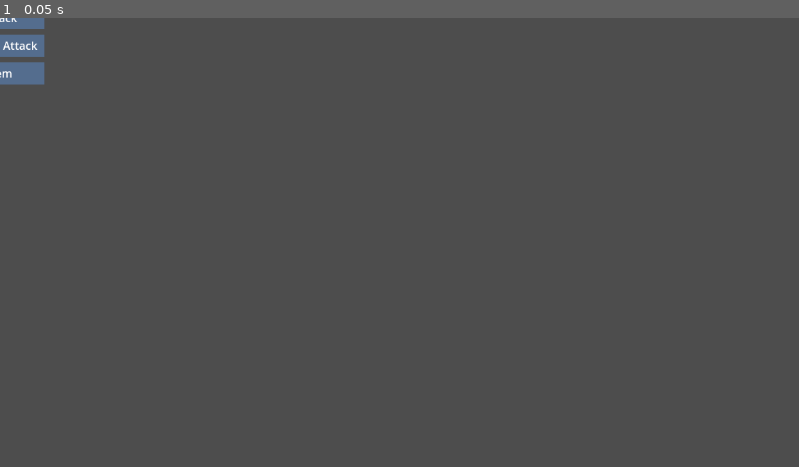
Above: before the commit, frame 1.
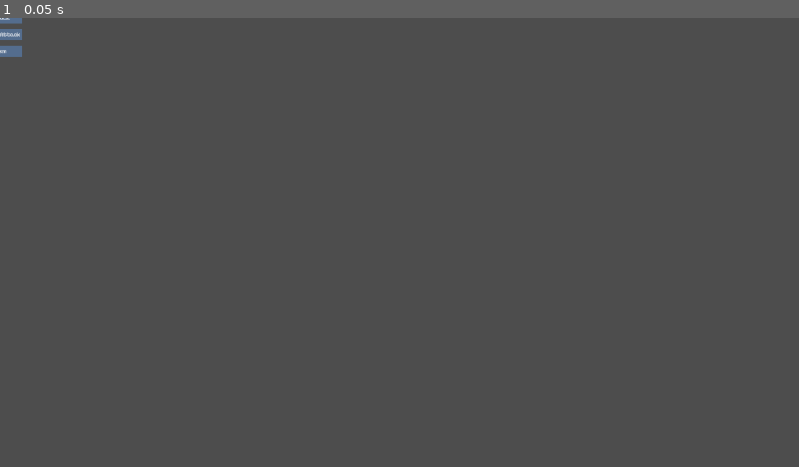
Above: after the commit, the same moment.

Repository: amoxley-developer/gothic-rpg
Game: Godot game, scene res://scenes/player_ui.tscn
Two runs of this game, one before a commit and one after it. Both use one fixed random seed, a clock stepped at 60 frames per second and the inputs below. The project has no main scene, so this scene is started directly.
Inputs:
- Up to frame 1 (0.05 s): no input

The runs differ from the first frame. In frame 1, 0.6% of the frame differs, in the area x 0-6%, y 0-15%.

Commit message:
create the battlefield scene

Diff:
--- /dev/null
+++ b/scenes/battle.tscn
@@ -0,0 +1,18 @@
+[gd_scene load_steps=4 format=3 uid="uid://c5034wu1870ef"]
+
+[ext_resource type="PackedScene" uid="uid://d2yph1kavgabj" path="res://scenes/player.tscn" id="1_dn72j"]
+[ext_resource type="Script" uid="uid://lrt6fmhrnp4r" path="res://scripts/scenes/battlefield.gd" id="1_p1qf1"]
+[ext_resource type="PackedScene" uid="uid://c5fg5t6squyfq" path="res://scenes/player_ui.tscn" id="2_th188"]
+
+[node name="Battlefield" type="Node2D"]
+script = ExtResource("1_p1qf1")
+
+[node name="Player" parent="." instance=ExtResource("1_dn72j")]
+position = Vector2(72, 165)
+
+[node name="PlayerUI" parent="." instance=ExtResource("2_th188")]
+position = Vector2(72, 244)
+
+[node name="Camera2D" type="Camera2D" parent="."]
+position = Vector2(288, 162)
+zoom = Vector2(2, 2)
--- a/scenes/battle_menu_item_bar.tscn
+++ b/scenes/battle_menu_item_bar.tscn
@@ -1,8 +1,9 @@
-[gd_scene load_steps=5 format=3 uid="uid://tijdyldp7ocq"]
+[gd_scene load_steps=6 format=3 uid="uid://tijdyldp7ocq"]
 
 [ext_resource type="Script" uid="uid://cm6004sincpcf" path="res://scripts/scenes/battle_menu_item_bar.gd" id="1_jycks"]
 [ext_resource type="Resource" uid="uid://brum441b6i0x4" path="res://resources/battle_menu_item/player_item.tres" id="2_fcmww"]
 [ext_resource type="Texture2D" uid="uid://dpn2niy0coqeg" path="res://assets/sprites/UI/menu_bar.png" id="2_lrwbx"]
+[ext_resource type="FontFile" uid="uid://bhd41uea4230r" path="res://assets/fonts/PixelifySans-VariableFont_wght.ttf" id="4_ct7dt"]
 
 [sub_resource type="SpriteFrames" id="SpriteFrames_fcmww"]
 animations = [{
@@ -26,6 +27,7 @@
 menu_name_node = NodePath("MenuName")
 
 [node name="AnimatedSprite2D" type="AnimatedSprite2D" parent="."]
+scale = Vector2(0.5, 0.5)
 sprite_frames = SubResource("SpriteFrames_fcmww")
 
 [node name="MenuName" type="RichTextLabel" parent="."]
@@ -33,6 +35,8 @@
 offset_top = -16.0
 offset_right = 64.0
 offset_bottom = 16.0
+theme_override_fonts/normal_font = ExtResource("4_ct7dt")
+theme_override_font_sizes/normal_font_size = 8
 text = "Test"
 horizontal_alignment = 1
 vertical_alignment = 1
--- /dev/null
+++ b/scenes/battlefield.tscn
@@ -0,0 +1,17 @@
+[gd_scene load_steps=4 format=3 uid="uid://t3fsy4tmiagp"]
+
+[ext_resource type="PackedScene" uid="uid://d2yph1kavgabj" path="res://scenes/player.tscn" id="1_dn72j"]
+[ext_resource type="Script" uid="uid://lrt6fmhrnp4r" path="res://scripts/scenes/battlefield.gd" id="1_p1qf1"]
+[ext_resource type="PackedScene" uid="uid://c5fg5t6squyfq" path="res://scenes/player_ui.tscn" id="2_th188"]
+
+[node name="Battlefield" type="Node2D"]
+script = ExtResource("1_p1qf1")
+
+[node name="Player" parent="." instance=ExtResource("1_dn72j")]
+position = Vector2(118, 145)
+
+[node name="PlayerUI" parent="." instance=ExtResource("2_th188")]
+
+[node name="Camera2D" type="Camera2D" parent="."]
+position = Vector2(288, 162)
+zoom = Vector2(2, 2)
--- a/scenes/player.tscn
+++ b/scenes/player.tscn
@@ -1,8 +1,10 @@
-[gd_scene load_steps=2 format=3 uid="uid://d2yph1kavgabj"]
+[gd_scene load_steps=3 format=3 uid="uid://d2yph1kavgabj"]
 
 [ext_resource type="Texture2D" uid="uid://vxdoovhw7tx7" path="res://assets/sprites/player/player_sprite.png" id="1_3vyb7"]
+[ext_resource type="Script" uid="uid://ernyugkh4gi1" path="res://scripts/scenes/player.gd" id="1_g2els"]
 
 [node name="Player" type="CharacterBody2D"]
+script = ExtResource("1_g2els")
 
 [node name="Sprite2D" type="Sprite2D" parent="."]
 texture = ExtResource("1_3vyb7")
--- a/scenes/player_ui.tscn
+++ b/scenes/player_ui.tscn
@@ -9,3 +9,11 @@
 [node name="PlayerUI" type="Node2D"]
 script = ExtResource("1_jkj6h")
 menu_items_resources = Array[ExtResource("2_sk4pr")]([ExtResource("3_48xfa"), ExtResource("4_7ctsh"), ExtResource("5_bkx2g")])
+
+[node name="RichTextLabel" type="RichTextLabel" parent="."]
+offset_left = -45.0
+offset_top = -13.0
+offset_right = 50.0
+offset_bottom = 13.0
+text = "UI Location
+"
--- /dev/null
+++ b/scripts/scenes/battlefield.gd
@@ -0,0 +1,9 @@
+class_name Battlefield
+extends Node2D
+
+@onready var player: Player = $Player
+@onready var playerUI: PlayerUI = $PlayerUI
+
+
+func _ready() -> void:
+  return
--- /dev/null
+++ b/scripts/scenes/player.gd
@@ -0,0 +1,2 @@
+class_name Player
+extends CharacterBody2D
--- a/scripts/scenes/player_ui.gd
+++ b/scripts/scenes/player_ui.gd
@@ -2,7 +2,9 @@
 extends Node2D
 
 enum States {UNSELECTED, SUBMENU_OPENED, SELECTED}
-const MENU_HEIGHT := 32
+const MENU_HEIGHT := 16
+
+@onready var placeholderLabel: RichTextLabel = $RichTextLabel
 
 const battleMenuItemBarScn := preload("res://scenes/battle_menu_item_bar.tscn")
 @export var menu_items_resources: Array[BattleMenuItem]
@@ -10,13 +12,13 @@
 var current_menu_item: BattleMenuItemBar
 var current_menu_item_idx := 0
 
-
 var state: States = States.UNSELECTED
 
 func _ready() -> void:
+	placeholderLabel.visible = false
 	create_menu_items()
 	set_current_menu_item(current_menu_item_idx)
-	print(current_menu_item.menu_name)
+	print('current menu item: ', current_menu_item.menu_name)
 
 func _process(_delta: float) -> void:
 	if Input.is_action_just_pressed("accept") or Input.is_action_just_pressed("cancel"):
Binary file added: assets/fonts/PixelifySans-VariableFont_wght.ttf
Not shown, added: assets/fonts/PixelifySans-VariableFont_wght.ttf.import
Not shown, added: scripts/scenes/battlefield.gd.uid
Not shown, added: scripts/scenes/player.gd.uid
